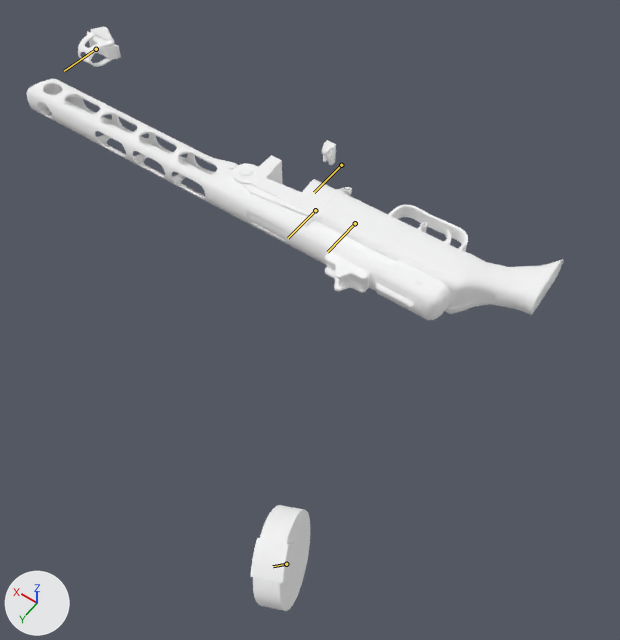
Renders of the glTF model xogot/assets/weapons/aether_waw_real/ppsh/viewmodel.glb from each side of a commit.
Rendered twice from a 50 mm camera at (-0.326, 0.536, 0.639) aimed at (0.12, -0.088, -0.342). Every picture has the same lights, and +X, +Y and +Z are marked at lower left. The picture after the commit comes second. Both versions are drawn at frame 21 of the action 'PSA_viewmodel_ppsh_reload'; the numbers are the values there. The bones that change, and the others that lie on the model, are drawn over the model as lines.

Objects in the first picture: 'PPSH'.
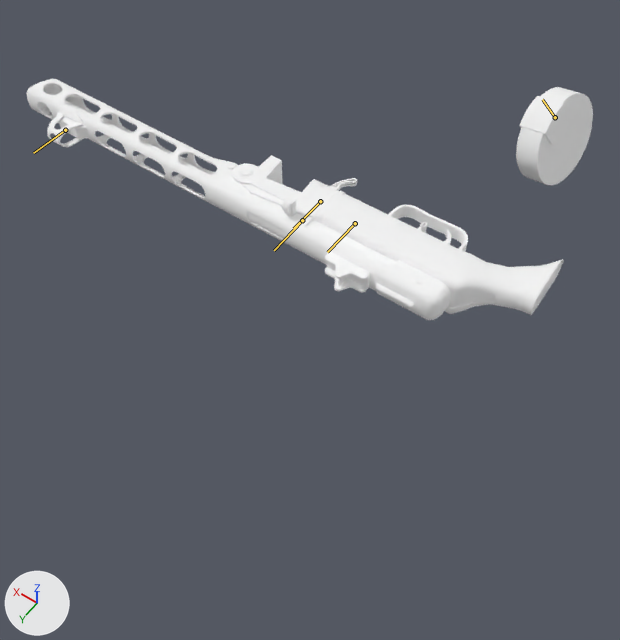
Changed parts and their boxes (x1, y1, x2, y2) in the pictures (620 x 640 px):
```json
{"object": "PPSH", "change": "posed", "before": [27, 26, 564, 611], "after": [27, 79, 593, 320], "on screen": "59% shorter"}
{"bone": "tag_iron_sights", "before": "(96, 49) to (64, 71)", "after": "(65, 130) to (33, 153)"}
{"bone": "j_release", "before": "(315, 210) to (288, 238)", "after": "(320, 201) to (293, 228)"}
{"bone": "j_clip", "before": "(286, 564) to (273, 566)", "after": "(555, 117) to (542, 99)"}
{"bone": "j_bolt", "before": "(341, 165) to (314, 192)", "after": "(302, 220) to (274, 250)"}
```

Edits to the scene script, one JSON object a line:
```json
{"block": "bone_tag_iron_sights", "where": "bone_tag_iron_sights = bpy.data.objects['PPSH.ao'].pose.bones['tag_iron_sights']  # child of 'j_gun'"}
{"op": "set", "path": "bone_tag_iron_sights.location", "old": "(0.0, -0.068, 0.068)", "new": "(0.0, 0.0, 0.0)"}
{"block": "bone_j_release", "where": "bone_j_release = bpy.data.objects['PPSH.ao'].pose.bones['j_release']  # child of 'j_gun'"}
{"op": "set", "path": "bone_j_release.location", "old": "(0.0, 0.01, -0.006)", "new": "(0.0, 0.0, 0.0)"}
{"block": "bone_j_clip", "where": "bone_j_clip = bpy.data.objects['PPSH.ao'].pose.bones['j_clip']  # child of 'j_gun'"}
{"op": "set", "path": "bone_j_clip.location", "old": "(-0.085, 0.163, -0.501)", "new": "(-0.085, -0.515, -0.177)"}
{"op": "set", "path": "bone_j_clip.rotation_quaternion", "old": "(0.856, 0.481, 0.171, 0.08)", "new": "(0.856, 0.481, 0.08, -0.171)", "note": "degrees (61, 12, 18) -> degrees (57, 18, -13)"}
{"block": "bone_j_bolt", "where": "bone_j_bolt = bpy.data.objects['PPSH.ao'].pose.bones['j_bolt']  # child of 'j_gun'"}
{"op": "set", "path": "bone_j_bolt.location", "old": "(0.028, -0.069, 0.023)", "new": "(0.029, -0.001, -0.001)"}
{"op": "set", "path": "bone_j_bolt.rotation_quaternion", "old": "(1.0, 0.0, -0.01, -0.01)", "new": "(1.0, 0.0, 0.0, 0.0)", "note": "degrees (0, -1, -1) -> degrees (0, 0, 0)"}
```
